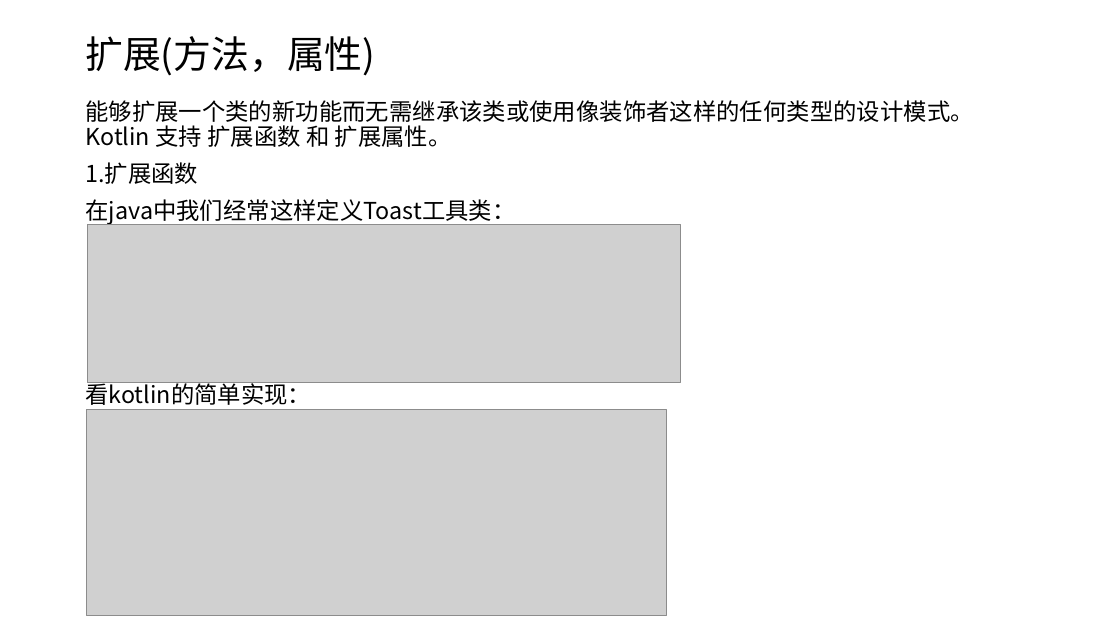
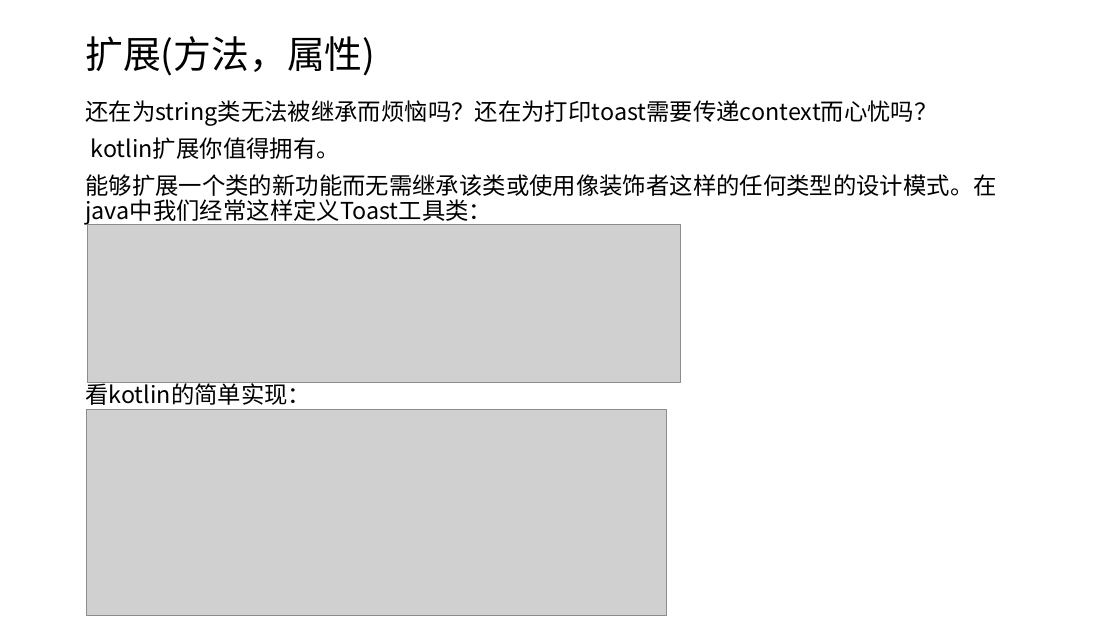
Before and after one commit to shenbibo/KotlinWeather, a slide deck: slide 10 of docs/初探kotlin.pptx (slide 9 before the commit). Drawn at 1120x630 pixels with LibreOffice and Linux fonts; fonts in the diff are those of the drawing; grey boxes stand for pictures. Boxes give left, top, right and bottom in pixels: in the first picture for what was removed or moved away, otherwise in the second. Text is boxed around its words. In the diff, an @@ line names an element or a change of style, - is before the commit and + after.

```diff
--- a/docs/初探kotlin.pptx
+++ b/docs/初探kotlin.pptx
@@ text at bbox=[85, 100, 996, 225]: text changed @@
-能够扩展一个类的新功能而无需继承该类或使用像装饰者这样的任何类型的设计模式。Kotlin 支持 扩展函数 和 扩展属性。
-1.扩展函数
-在java中我们经常这样定义Toast工具类：
+还在为string类无法被继承而烦恼吗？还在为打印toast需要传递context而心忧吗？
+kotlin扩展你值得拥有。
+能够扩展一个类的新功能而无需继承该类或使用像装饰者这样的任何类型的设计模式。在java中我们经常这样定义Toast工具类：
```
Also in this commit, not shown: 1 other slide changed, 3 slides added, 5 other files.
